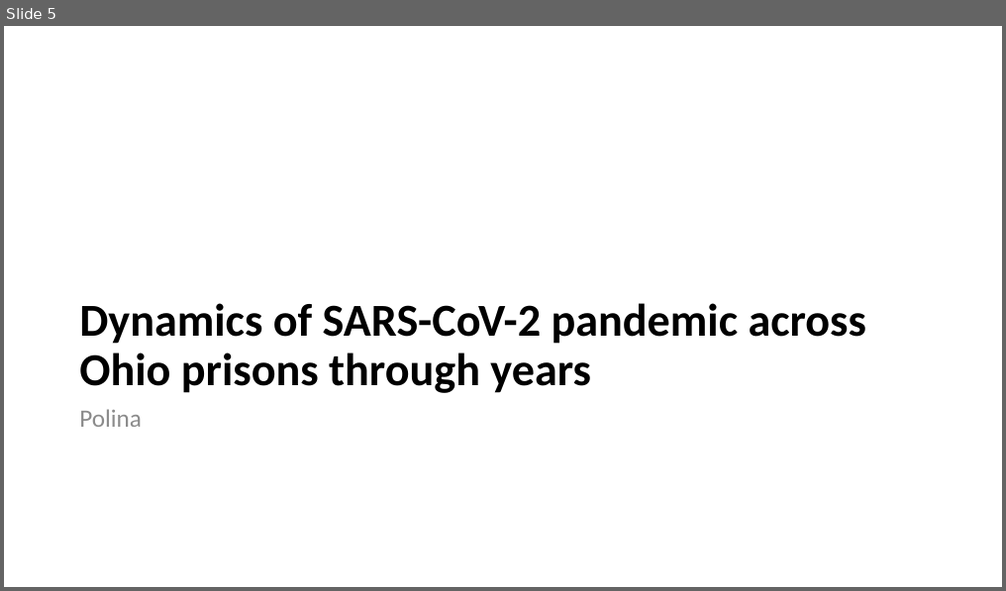
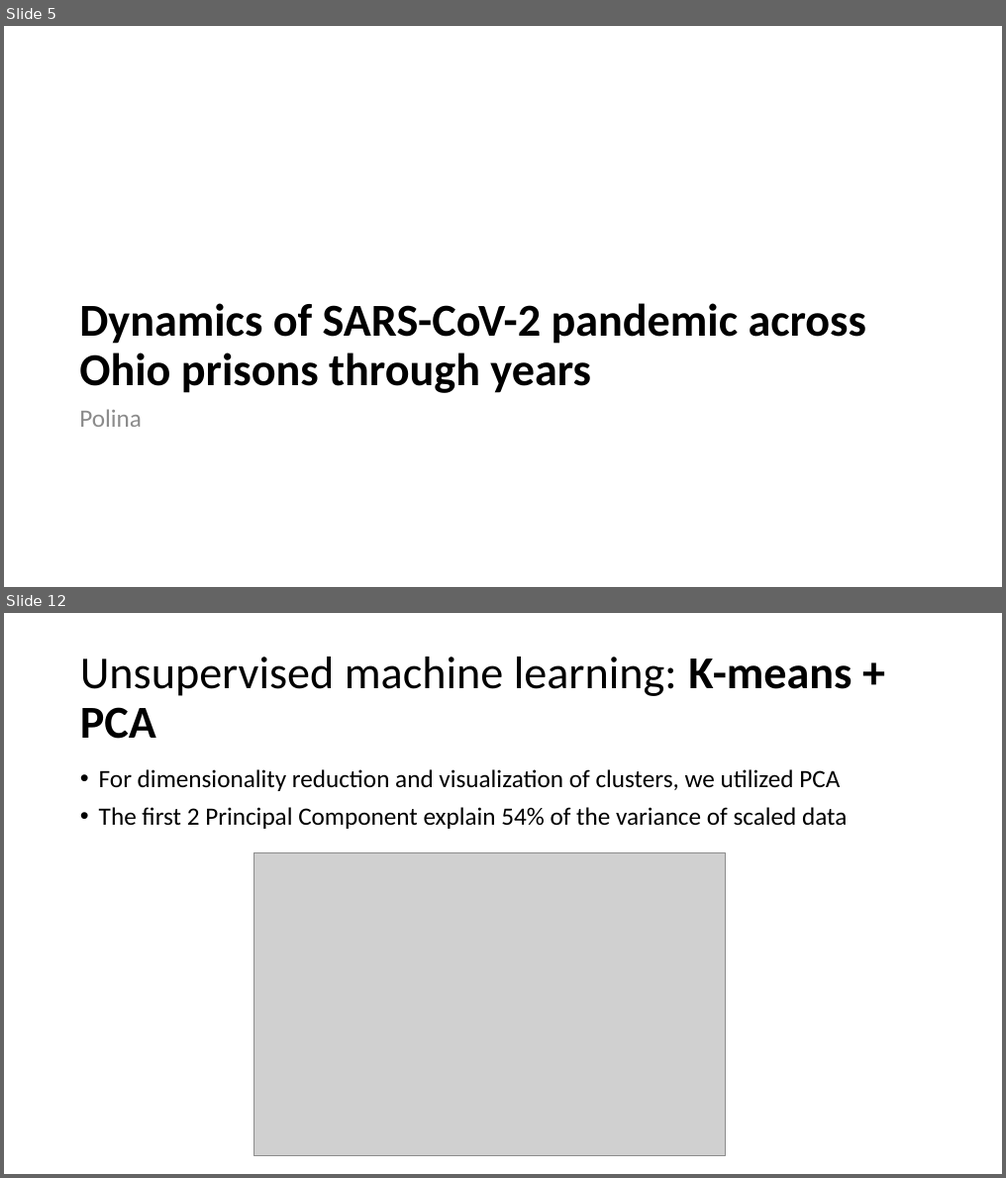
Before and after one commit to pberezina/COVID19-Wastewater-ML, a slide deck: slides.pptx. Shown one above the other, each under a label of ours: slide 5 before the commit, slides 5 and 12 after it; the slides between them are not shown. The pictures are 1006x591 and 1006x1178 pixels, drawn with LibreOffice and Linux fonts; fonts in the diff are those of the drawing; grey boxes stand for pictures. Boxes give left, top, right and bottom in pixels: in the first picture for what was removed or moved away, otherwise in the second. Text is boxed around its words. In the diff, an @@ line names an element or a change of style, - is before the commit and + after.

```diff
--- a/slides.pptx
+++ b/slides.pptx
@@ slide 12 added at (4, 613, 1002, 1174), background #FFFFFF @@
@@ title added at (80, 657, 851, 739), 44 pt, text #000000 @@
+Unsupervised machine learning: K-means + PCA
@@ text added at (99, 769, 846, 829), 24 pt, text #000000 @@
+• For dimensionality reduction and visualization of clusters, we utilized PCA
+• The first 2 Principal Component explain 54% of the variance of scaled data
@@ picture added at (254, 853, 726, 1156) @@
```
Also in this commit, not shown: 4 slides changed, 3 other slides added, 2 slides removed, 4 other files.
